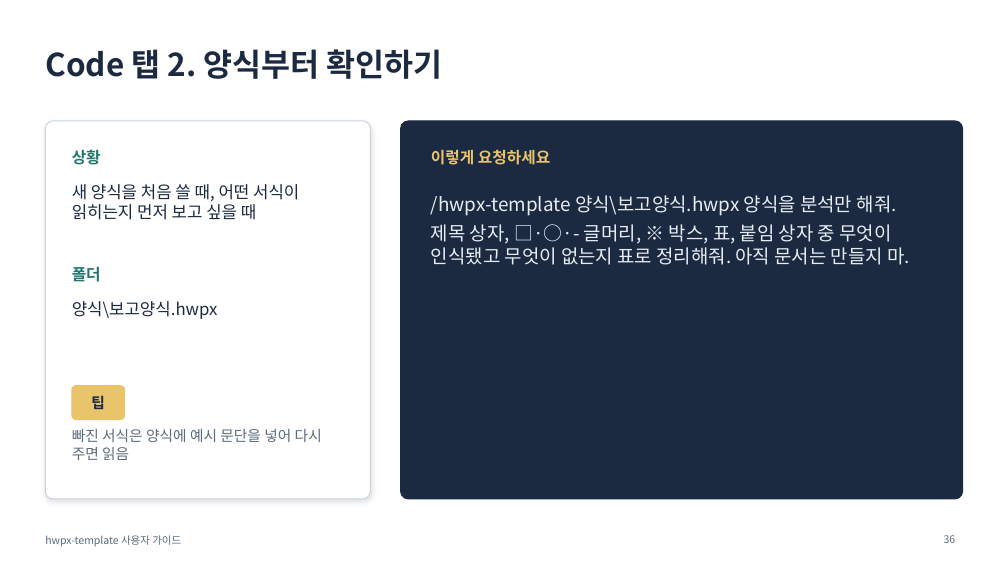
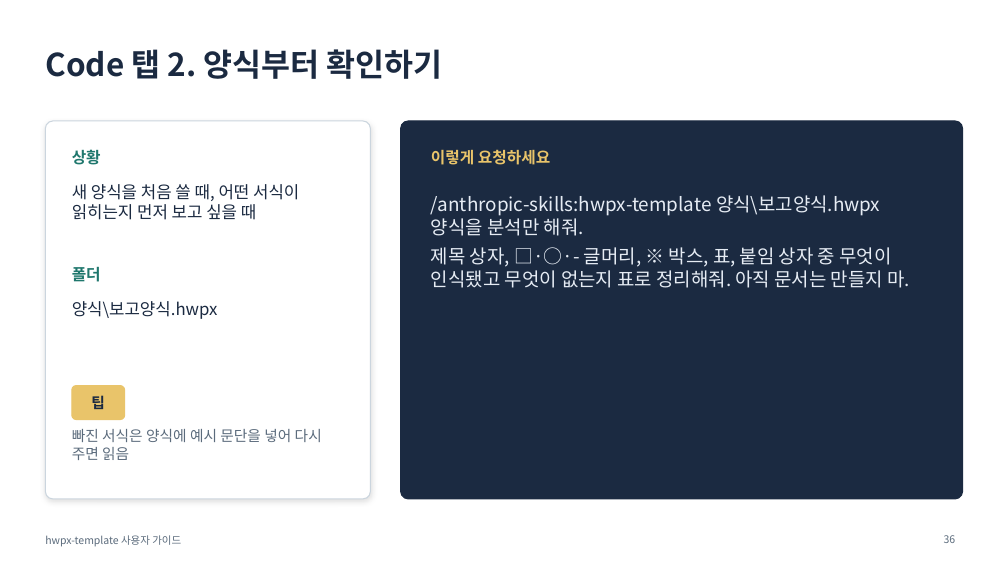
Before and after one commit to emilyJ7/hwpx-template-public, a slide deck: slide 36 of docs/사용자가이드.pptx. Drawn at 1008x567 pixels with LibreOffice and Linux fonts; fonts in the diff are those of the drawing. Boxes give left, top, right and bottom in pixels: in the first picture for what was removed or moved away, otherwise in the second. Text is boxed around its words. In the diff, an @@ line names an element or a change of style, - is before the commit and + after.

```diff
--- a/docs/사용자가이드.pptx
+++ b/docs/사용자가이드.pptx
@@ text at (x1=431, y1=195, x2=880, y2=236): text changed @@
-/hwpx-template 양식\보고양식.hwpx 양식을 분석만 해줘.
+/anthropic-skills:hwpx-template 양식\보고양식.hwpx 양식을 분석만 해줘.
```
Also in this commit, not shown: 4 other slides changed, 10 other files.
